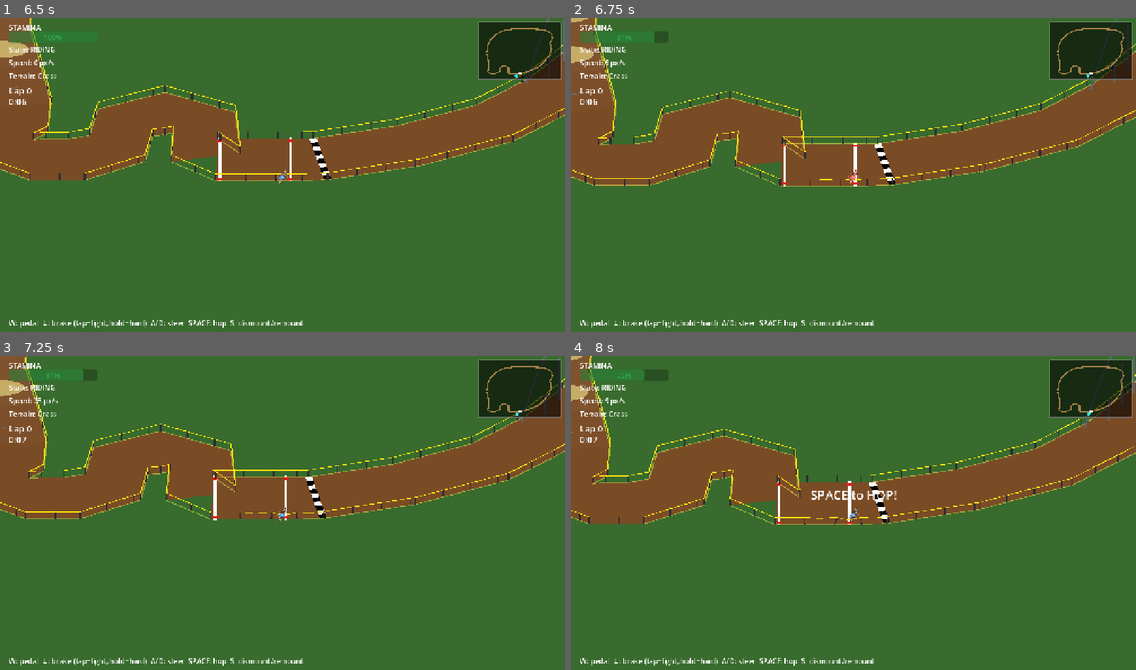
Above: before the commit, frames 1-4 (two rows, left to right).
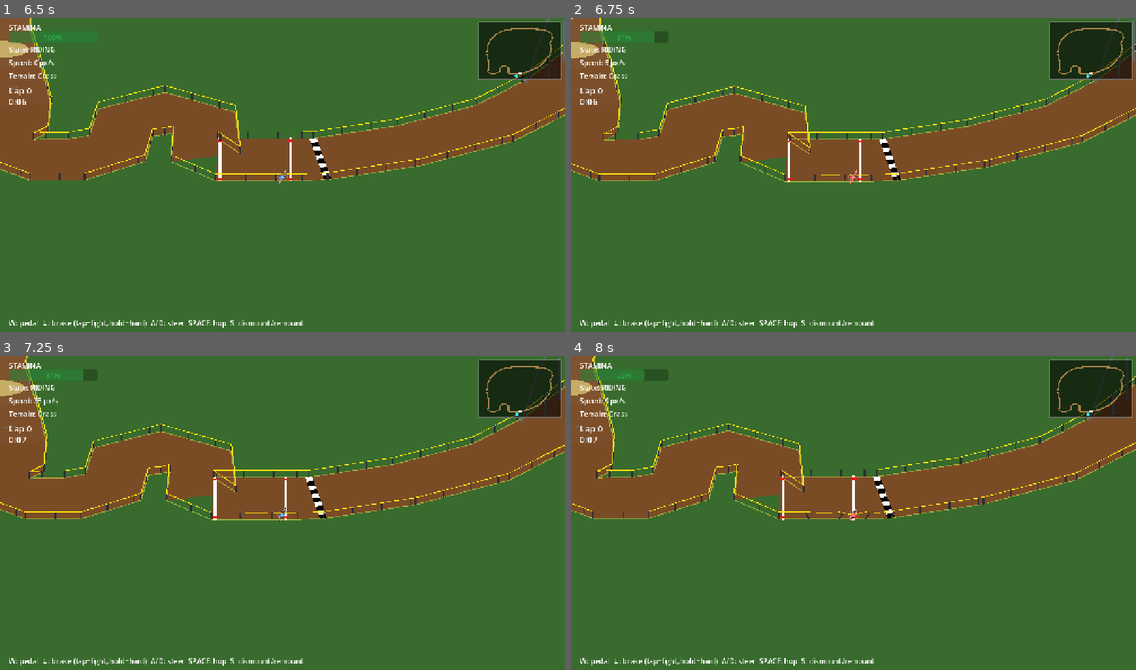
Above: after the commit, the same moments.

Repository: koniho/godot-cyclocross
Game: Godot game, scene res://scenes/test_arena.tscn
Two runs of this game, one before a commit and one after it. Both use one fixed random seed, a clock stepped at 60 frames per second and the inputs below. This scene is started directly instead of the project's main scene.
Inputs (mouse positions are in pixels of both pictures, inside the frame that each line leads up to):
- Up to frame 1 (6.5 s): tap Enter at 0.5 s; move the mouse to (406, 162) at 0.52 s; hold D (steer_right) 0.53-1.25 s; tap Space (action) at 0.6 s; click (406, 162) at 0.67 s; tap R (debug_restart) at 1.25, 2, 5.75 s; drag from (169, 193) to (333, 190) at 1.27 s; move the mouse to (339, 105) at 2.02 s; hold D (steer_right) 2.03-2.75 s; hold W (pedal) 2.03-2.75 s; drag from (254, 240) to (339, 184) at 2.77 s; move the mouse to (452, 225) at 3.52 s; hold A (steer_left) 3.53-4.25 s; tap 1 at 3.6 s; drag from (113, 127) to (395, 178) at 4.27 s; move the mouse to (310, 178) at 5.02 s; hold Down (brake) 5.03-5.75 s; tap 3 at 5.1 s; click (310, 178) at 5.17 s; drag from (197, 96) to (418, 165) at 5.77 s
- Up to frame 2 (6.75 s): tap R (debug_restart) at 6.5 s; move the mouse to (977, 162) at 6.52 s; hold Up from 6.53 s (still down); tap 5 at 6.6 s
- Up to frame 3 (7.25 s): keep holding Up
- Up to frame 4 (8 s): release Up at 7.25 s; drag from (740, 531) to (1000, 500) at 7.27 s

Frame 1 is identical in both runs. In frame 2, 5.9% of the frame differs, in the area x 0-100%, y 0-54%; in frame 3, 1.2%; in frame 4, 6.5%.

Commit message:
Smooth camera following during collisions
Reduce push-back nudge from 20px to 5px per frame (gradual, not jarring).
Camera: smooth_speed 5→3.5, look_ahead_distance 120→80, look_ahead_smoothing
3→1.5 so the camera responds more gently to speed/direction changes from
stumbles and tape collisions.

Co-Authored-By: Claude Opus 4.6 (1M context) <noreply@anthropic.com>

Diff:
--- a/src/camera/race_camera.gd
+++ b/src/camera/race_camera.gd
@@ -3,9 +3,9 @@
 extends Camera2D
 
 @export var target: Node2D
-@export var smooth_speed: float = 5.0
-@export var look_ahead_distance: float = 120.0
-@export var look_ahead_smoothing: float = 3.0
+@export var smooth_speed: float = 3.5
+@export var look_ahead_distance: float = 80.0
+@export var look_ahead_smoothing: float = 1.5
 @export var zoom_min: Vector2 = Vector2(0.7, 0.7)
 @export var zoom_max: Vector2 = Vector2(1.0, 1.0)
 @export var zoom_speed: float = 2.0
--- a/src/rider/rider.gd
+++ b/src/rider/rider.gd
@@ -332,7 +332,7 @@
 		_crash_off_course()
 
 func _push_back_on_course() -> void:
-	# Find nearest track point and nudge player toward it
+	# Gently nudge player toward nearest track point (small step per frame, not a teleport)
 	if not course or not course.has_method("get_track_points"):
 		return
 	var pts: PackedVector2Array = course.get_track_points()
@@ -344,9 +344,8 @@
 		if d < best_d:
 			best_d = d
 			best_pt = p
-	# Move toward the nearest track point (in global space)
 	var target_g := course.to_global(best_pt)
-	var nudge := (target_g - global_position).normalized() * 20.0
+	var nudge := (target_g - global_position).normalized() * 5.0
 	global_position += nudge
 
 func _land():
